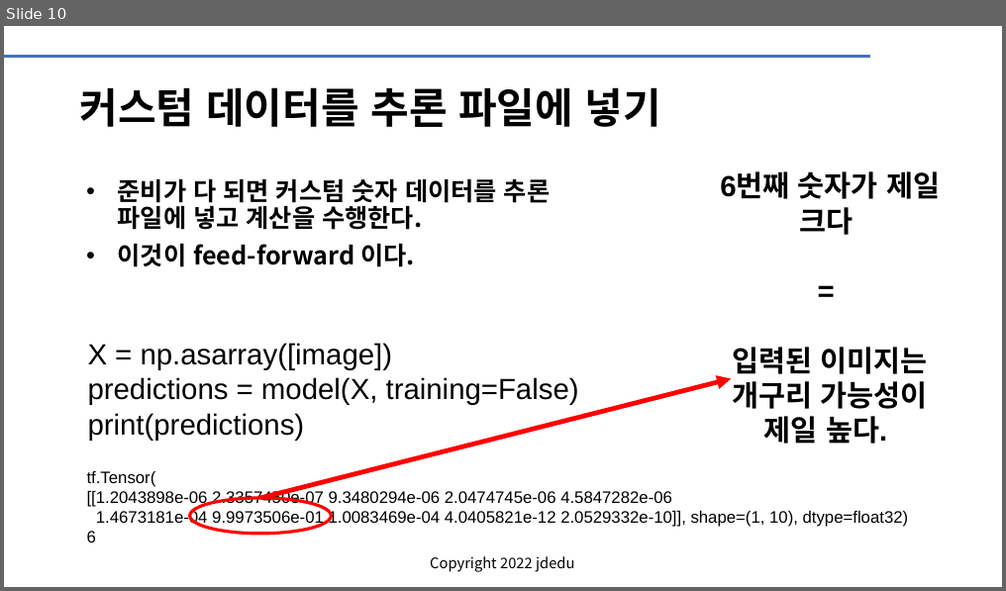
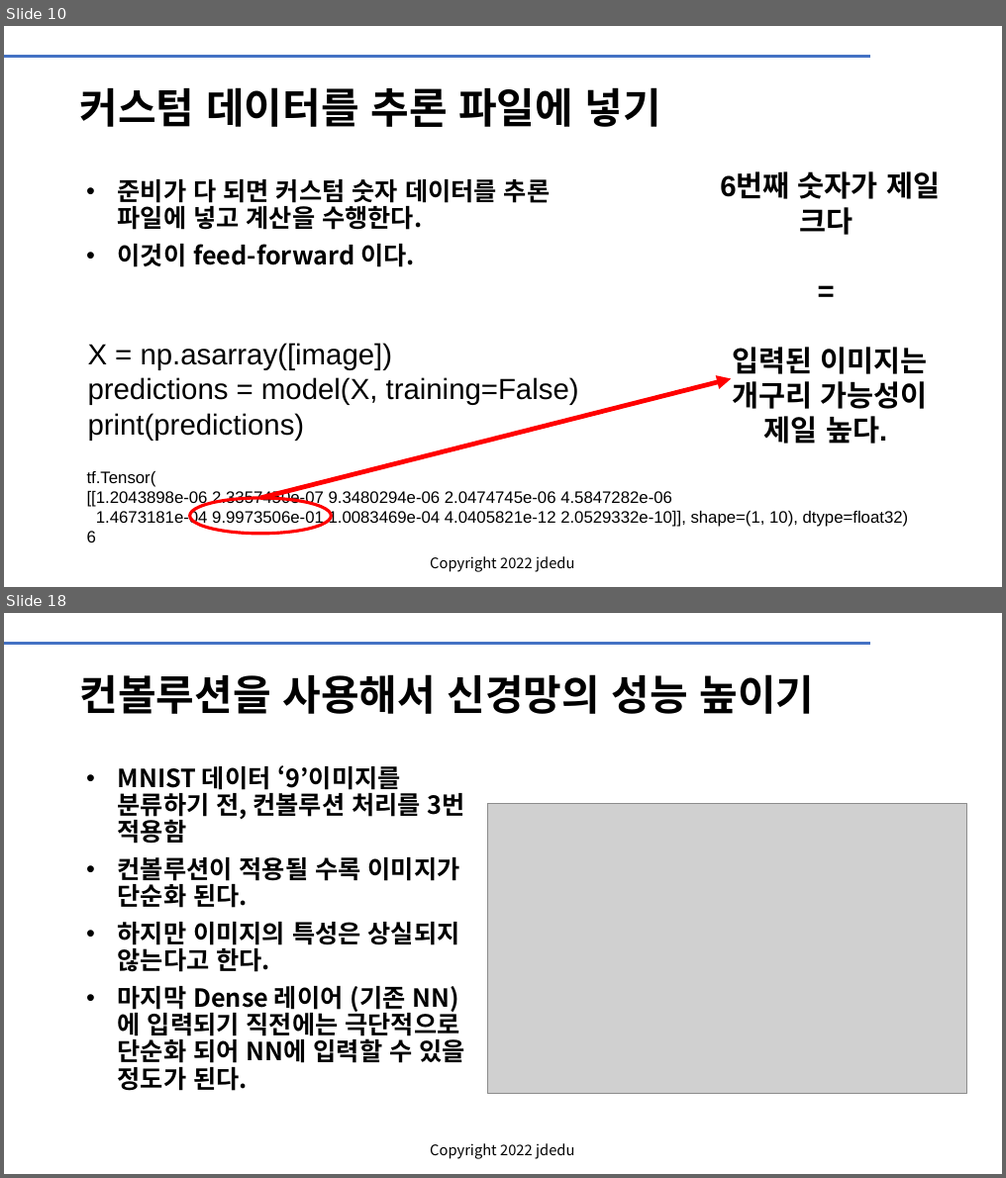
Before and after one commit to cobit-git/KOPO, a slide deck: CNN의_활용_1_CIFAR10.pptx. Shown one above the other, each under a label of ours: slide 10 before the commit, slides 10 and 18 after it; the slides between them are not shown. The pictures are 1006x591 and 1006x1178 pixels, drawn with LibreOffice and Linux fonts; fonts in the diff are those of the drawing; grey boxes stand for pictures; background and template pictures are left out. Boxes give left, top, right and bottom in pixels: in the first picture for what was removed or moved away, otherwise in the second. Text is boxed around its words. In the diff, an @@ line names an element or a change of style, - is before the commit and + after.

```diff
--- a/CNN의_활용_1_CIFAR10.pptx
+++ b/CNN의_활용_1_CIFAR10.pptx
@@ slide 18 added at <box>4,613,1002,1174</box>, background #FFFFFF; not listed: 2 template elements that a slide beside it also shows @@
@@ title added at <box>80,674,815,714</box>, 40 pt, text #000000, bold @@
+컨볼루션을 사용해서 신경망의 성능 높이기
@@ text added at <box>118,765,465,1091</box>, 24 pt, text #000000, bold @@
+• MNIST 데이터 ‘9’이미지를 분류하기 전, 컨볼루션 처리를 3번 적용함
+• 컨볼루션이 적용될 수록 이미지가 단순화 된다.
+• 하지만 이미지의 특성은 상실되지 않는다고 한다.
+• 마지막 Dense 레이어 (기존 NN)에 입력되기 직전에는 극단적으로 단순화 되어 NN에 입력할 수 있을 정도가 된다.
@@ picture added at <box>487,803,966,1093</box> @@
```
Also in this commit, not shown: 7 other slides added.
